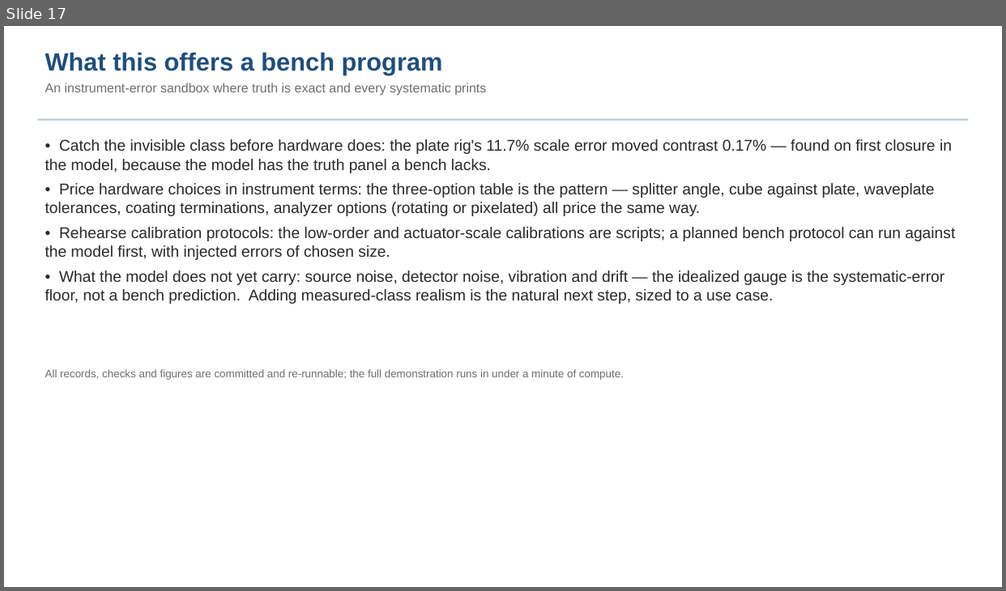
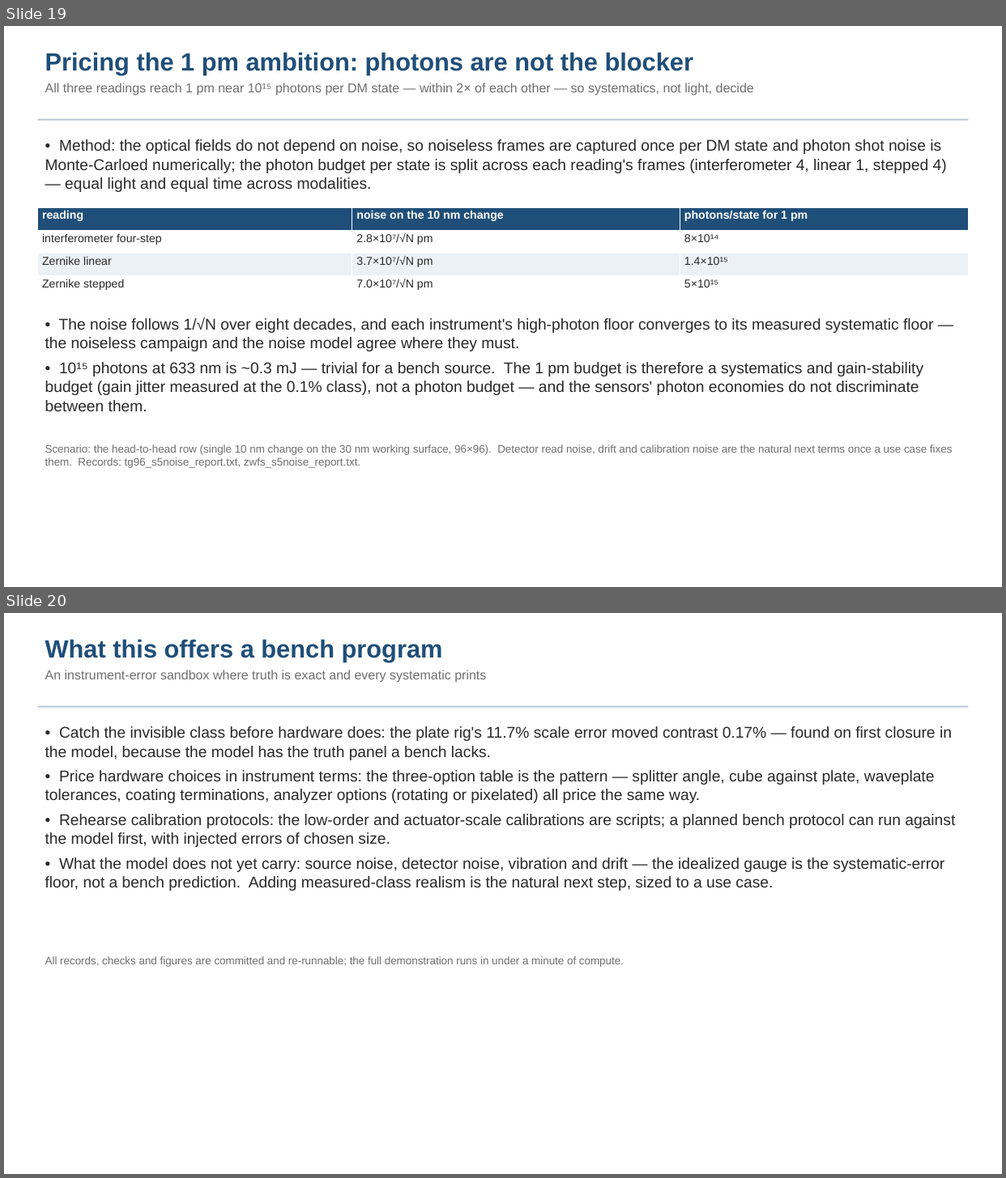
Before and after one commit to nasa-jpl/macos, a slide deck: demo_session/deck_tg_fang.pptx. Shown one above the other, each under a label of ours: slide 17 before the commit, slides 19 and 20 after it. The pictures are 1006x591 and 1006x1178 pixels, drawn with LibreOffice and Linux fonts; fonts in the diff are those of the drawing. Boxes give left, top, right and bottom in pixels: in the first picture for what was removed or moved away, otherwise in the second. Text is boxed around its words. In the diff, an @@ line names an element or a change of style, - is before the commit and + after.

```diff
--- a/demo_session/deck_tg_fang.pptx
+++ b/demo_session/deck_tg_fang.pptx
@@ slide 19 added at (x1=4, y1=26, x2=1002, y2=587), background #FFFFFF @@
@@ text added at (x1=45, y1=52, x2=754, y2=96), 12.5 pt, text #6E6E6E @@
+Pricing the 1 pm ambition: photons are not the blocker
+All three readings reach 1 pm near 10¹⁵ photons per DM state — within 2× of each other — so systematics, not light, decide
@@ rectangle added at (x1=38, y1=119, x2=968, y2=120), fill #B8C6D4 @@
@@ text added at (x1=45, y1=139, x2=947, y2=192), 15 pt, text #282828 @@
+• Method: the optical fields do not depend on noise, so noiseless frames are captured once per DM state and photon shot noise is Monte-Carloed numerically; the photon budget per state is split across each reading's frames (interferometer 4, linear 1, stepped 4) — equal light and equal time across modalities.
@@ table added at (x1=38, y1=208, x2=968, y2=300), 4 rows, 3 columns @@
+reading | noise on the 10 nm change | photons/state for 1 pm
+interferometer four-step | 2.8×10⁷/√N pm | 8×10¹⁴
+Zernike linear | 3.7×10⁷/√N pm | 1.4×10¹⁵
+Zernike stepped | 7.0×10⁷/√N pm | 5×10¹⁵
@@ text added at (x1=45, y1=318, x2=933, y2=412), 15 pt, text #282828 @@
+• The noise follows 1/√N over eight decades, and each instrument's high-photon floor converges to its measured systematic floor — the noiseless campaign and the noise model agree where they must.
+• 10¹⁵ photons at 633 nm is ~0.3 mJ — trivial for a bench source. The 1 pm budget is therefore a systematics and gain-stability budget (gain jitter measured at the 0.1% class), not a photon budget — and the sensors' photon economies do not discriminate between them.
@@ text added at (x1=45, y1=445, x2=953, y2=468), 10.5 pt, text #6E6E6E @@
+Scenario: the head-to-head row (single 10 nm change on the 30 nm working surface, 96×96). Detector read noise, drift and calibration noise are the natural next terms once a use case fixes them. Records: tg96_s5noise_report.txt, zwfs_s5noise_report.txt.
@@ what was slide 17 is now slide 20 @@
```
Also in this commit, not shown: 4 slides changed, 2 other slides added, 1 other file.
